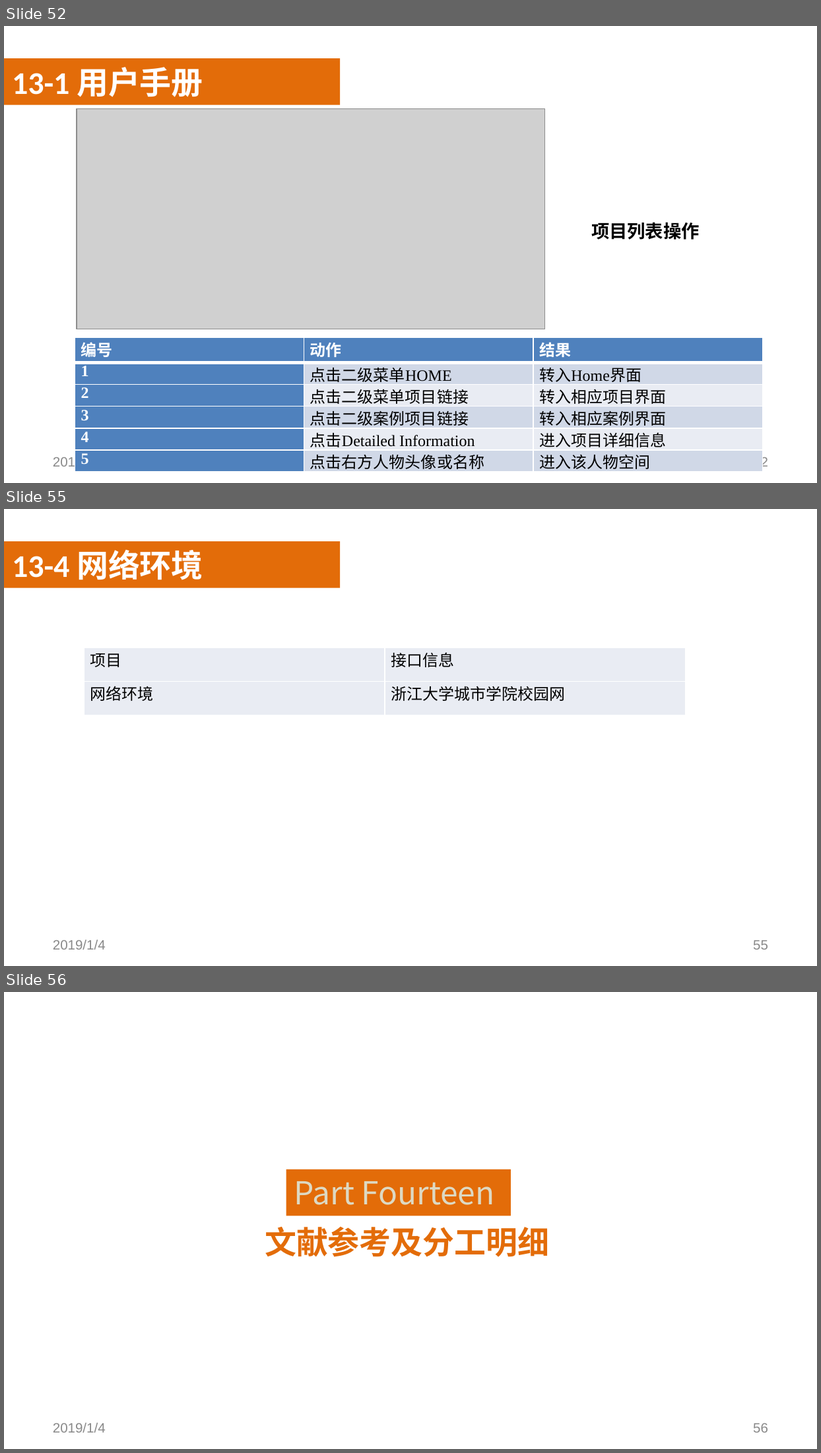
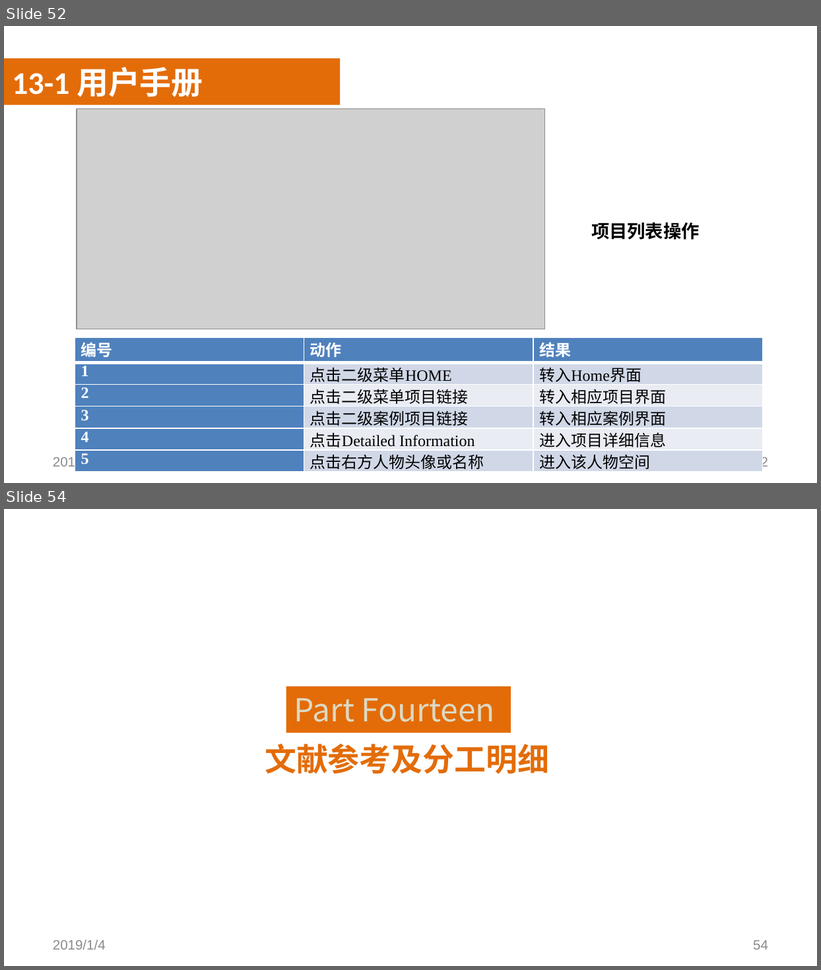
Before and after one commit to SoftwareRequirtmentsG02/Document, a slide deck: 案例教学系统/受控文档/分析设计/PPT/PRD2018-G02-SRS评审PPT.pptx. Shown one above the other, each under a label of ours: slides 52, 55 and 56 before the commit, slides 52 and 54 after it; the slides between them are not shown. The pictures are 821x1453 and 821x970 pixels, drawn with LibreOffice and Linux fonts; fonts in the diff are those of the drawing; grey boxes stand for pictures; background and template pictures are left out. Boxes give left, top, right and bottom in pixels: in the first picture for what was removed or moved away, otherwise in the second. Text is boxed around its words. In the diff, an @@ line names an element or a change of style, - is before the commit and + after.

```diff
--- a/案例教学系统/受控文档/分析设计/PPT/PRD2018-G02-SRS评审PPT.pptx
+++ b/案例教学系统/受控文档/分析设计/PPT/PRD2018-G02-SRS评审PPT.pptx
@@ slide 55 removed at (x1=4, y1=509, x2=817, y2=966), background picture (left out) @@
@@ rectangle removed at (x1=4, y1=541, x2=340, y2=588) @@
@@ rectangle removed at (x1=4, y1=565, x2=817, y2=930) @@
@@ text removed at (x1=12, y1=550, x2=203, y2=580) @@
-13-4 网络环境
@@ table removed at (x1=84, y1=648, x2=685, y2=716), 2 rows, 2 columns @@
-项目 | 接口信息
-网络环境 | 浙江大学城市学院校园网
@@ text removed at (x1=53, y1=940, x2=106, y2=950) @@
-2019/1/4
@@ page number removed at (x1=753, y1=941, x2=768, y2=950) @@
-55
@@ what was slide 56 is now slide 54 @@
@@ page number at (x1=753, y1=941, x2=768, y2=950): text changed @@
-56
+54
```
Also in this commit, not shown: 4 slides changed, 1 other slide removed, 3 other files.
